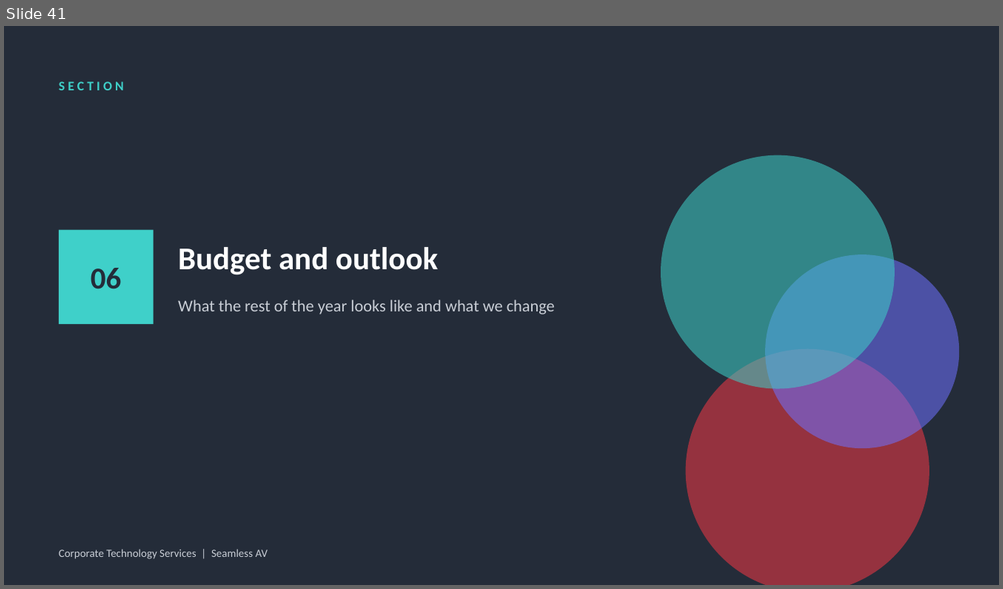
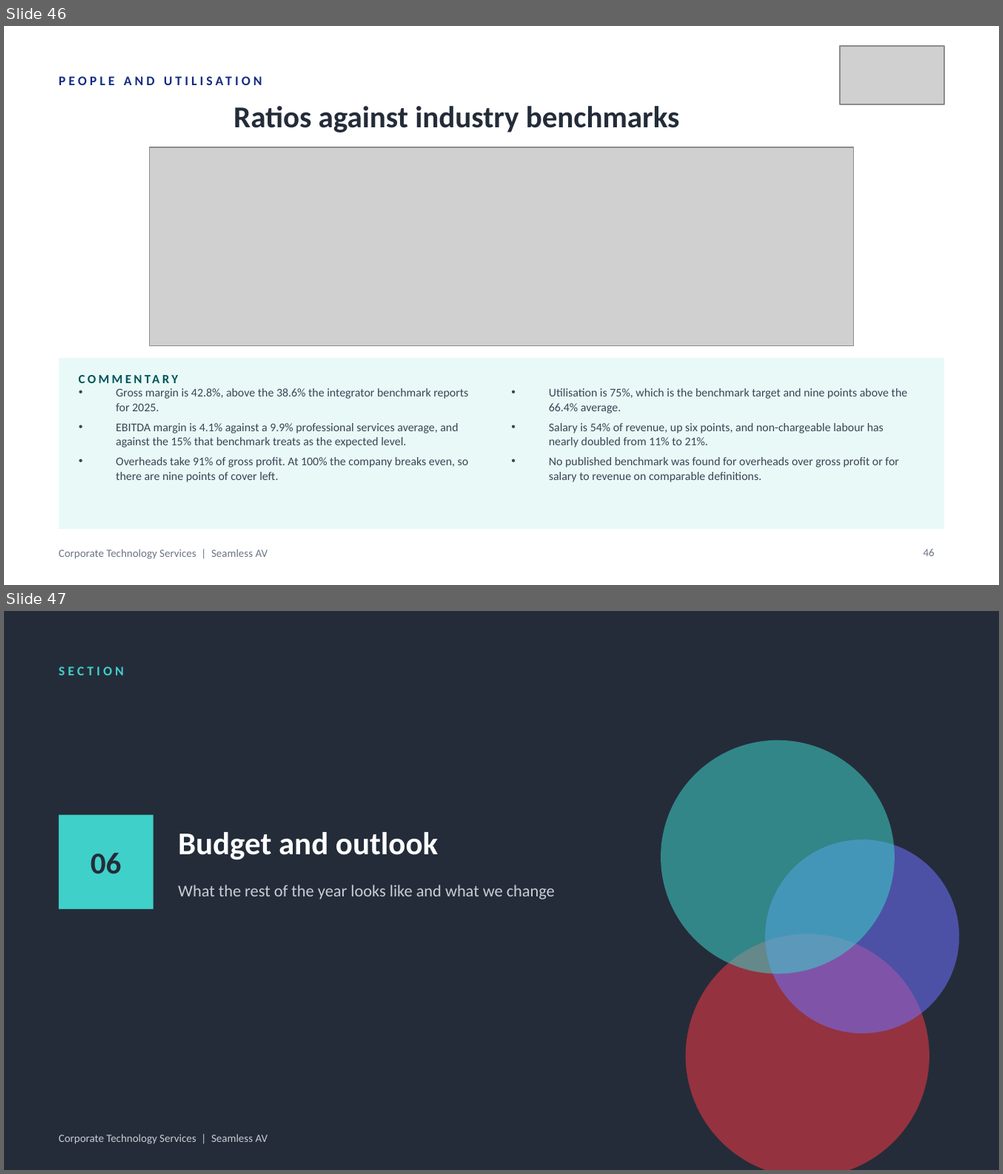
Before and after one commit to WesleyNelson-O33/Claude, a slide deck: deck/CTS Monthly Business Review - 30092026.pptx. Shown one above the other, each under a label of ours: slide 41 before the commit, slides 46 and 47 after it. The pictures are 1003x589 and 1003x1174 pixels, drawn with LibreOffice and Linux fonts; fonts in the diff are those of the drawing; grey boxes stand for pictures. Boxes give left, top, right and bottom in pixels: in the first picture for what was removed or moved away, otherwise in the second. Text is boxed around its words. In the diff, an @@ line names an element or a change of style, - is before the commit and + after.

```diff
--- a/deck/CTS Monthly Business Review - 30092026.pptx
+++ b/deck/CTS Monthly Business Review - 30092026.pptx
@@ slide 46 added at (x1=4, y1=26, x2=999, y2=585), background #FFFFFF @@
@@ picture added at (x1=839, y1=46, x2=944, y2=104) @@
@@ text added at (x1=59, y1=66, x2=755, y2=96), 9.5 pt, text #122B82, bold @@
+PEOPLE AND UTILISATION
@@ text added at (x1=233, y1=106, x2=680, y2=133), 22 pt, text #242C39, bold @@
+Ratios against industry benchmarks
@@ picture added at (x1=149, y1=147, x2=854, y2=346) @@
@@ rectangle added at (x1=59, y1=358, x2=944, y2=529), fill #E8F9F8 @@
@@ text added at (x1=79, y1=366, x2=377, y2=391), 9 pt, text #005358, bold @@
+COMMENTARY
@@ text added at (x1=116, y1=389, x2=469, y2=483), 8.5 pt, text #3A4453 @@
+• Gross margin is 42.8%, above the 38.6% the integrator benchmark reports for 2025.
+• EBITDA margin is 4.1% against a 9.9% professional services average, and against the 15% that benchmark treats as the expected level.
+• Overheads take 91% of gross profit. At 100% the company breaks even, so there are nine points of cover left.
@@ text added at (x1=549, y1=389, x2=908, y2=483), 8.5 pt, text #3A4453 @@
+• Utilisation is 75%, which is the benchmark target and nine points above the 66.4% average.
+• Salary is 54% of revenue, up six points, and non-chargeable labour has nearly doubled from 11% to 21%.
+• No published benchmark was found for overheads over gross profit or for salary to revenue on comparable definitions.
@@ text added at (x1=59, y1=549, x2=268, y2=560), 8 pt, text #6B7585 @@
+Corporate Technology Services | Seamless AV
@@ page number added at (x1=923, y1=549, x2=934, y2=557), 8 pt, text #6B7585 @@
+46
@@ what was slide 41 is now slide 47 @@
```
Also in this commit, not shown: 5 other slides added, 25 other files.
